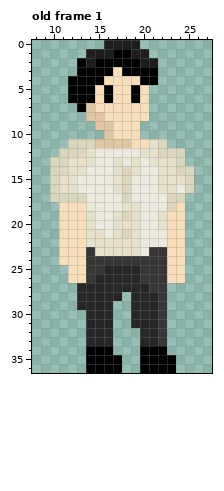
Pixel-art file, stored at 2024rpijam/sprites/the_fellow.aseprite. This is how it looked before the edit.
37x37 pixels, 1 frame. Shown: old frame 1: x 8..27, y 0..36. The commit also changed other frames, which this record leaves out.
The result:
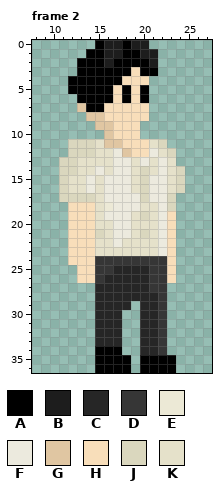
Palette (. is transparent): A #000000  B #1d1d1d  C #262626  D #363636  E #ece9d6  F #eceade  G #e0c6a2  H #f8deba  J #dad7be  K #e5e1ca
A new or re-ordered frame is compared with the old frame closest to it.
The edit:
frames 1 -> 3
Frame 2 is new; against old frame 1:
y 0: x 15 . -> A; x 18 B -> A; x 20 . -> B
y 1: x 14..15 BB -> AA; x 17 A -> B; x 19 B -> A; x 21 . -> B
y 2: x 14 B -> A; x 16 A -> B; x 20 B -> A
y 3: x 17 H -> A; x 19 A -> H
y 4: x 16..17 HH -> AA; x 20..21 AA -> H.
y 5: x 15 H -> A; x 18..20 HAH -> AHA
y 6: x 12 A -> .; x 15 H -> A; x 18..20 HAH -> AHA
y 7: x 13..15 AGH -> GAA
y 11: x 15 G -> K; x 18 G -> H
y 12: x 11 J -> .; x 14..16 KFF -> JKK; x 18..22 FFKKJ -> GHHFK; x 24 J -> .
y 13: x 10 J -> .; x 12 K -> J; x 15..17 FFK -> KKF; x 22 K -> F; x 24 J -> .
y 14: x 10 J -> .; x 12 K -> J; x 14 F -> K; x 16..18 FKJ -> KFF; x 20..22 FFK -> JKF; x 25 J -> .
y 15: x 10..11 JK -> .J; x 13 F -> K; x 15 F -> K; x 17..20 KJFF -> FFKJ; x 22 K -> F; x 24..25 KJ -> J.
y 16: x 10..11 JK -> .J; x 13 F -> K; x 15 F -> K; x 17..20 KJFF -> FFKJ; x 22 K -> F; x 24..25 FJ -> J.
y 17: x 10 J -> .; x 14..15 FF -> JK; x 18 J -> F; x 20 F -> J; x 24 J -> .
y 18: x 11 H -> .; x 14..16 EFF -> HKE; x 18..21 KKFF -> FFKK; x 24 H -> .
y 19: x 11 H -> .; x 14..15 KF -> HK; x 17..18 KJ -> FF; x 20..22 FFK -> JKF; x 24 H -> .
y 20: x 11 H -> .; x 14..18 KFFKK -> HKKFF; x 20..22 FFK -> KKF; x 24 H -> .
y 21: x 11 H -> .; x 14..18 KKFKJ -> HJKFF; x 20..21 FF -> JK; x 24 H -> .
y 22: x 11 H -> .; x 14 K -> H; x 17 K -> F; x 20..21 FF -> KK; x 24 H -> .
y 23: x 11 H -> .; x 14 D -> H; x 20..22 FDD -> KKF; x 24 H -> .
y 24: x 11 H -> .; x 14 D -> H; x 24 H -> .
y 25: x 12 H -> .; x 14 D -> H; x 16 C -> D; x 20 D -> C; x 24 H -> .
y 26: x 12 H -> .; x 14..15 DC -> HD; x 20 D -> C; x 24 H -> .
y 27: x 13..14 CC -> ..
y 28: x 13..14 CC -> ..; x 18 . -> C
y 29: x 13..14 CC -> ..; x 17..19 ..C -> CC.
y 30..31: x 14 C -> .; x 17 . -> C; x 19 C -> .
y 32..33: x 14 C -> .; x 17 . -> C
y 34: x 14 A -> .; x 17 . -> A; x 20..22 AAA -> CCD
y 35..36: x 14 A -> .; x 18 . -> A
